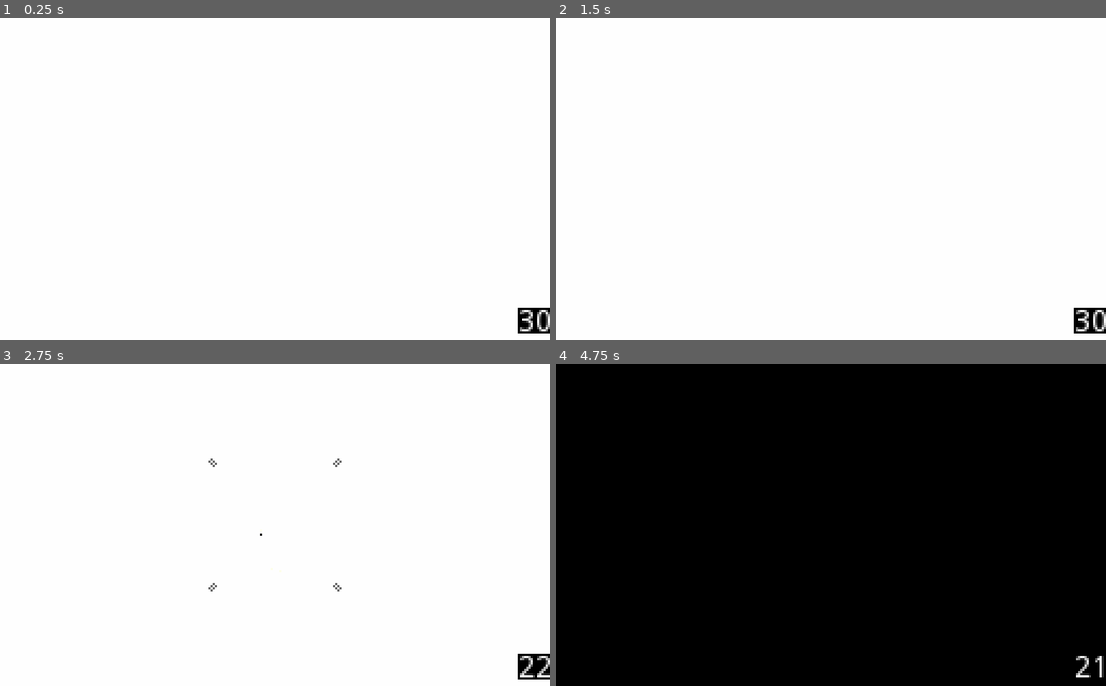
Above: before the commit, frames 1-4 (two rows, left to right).
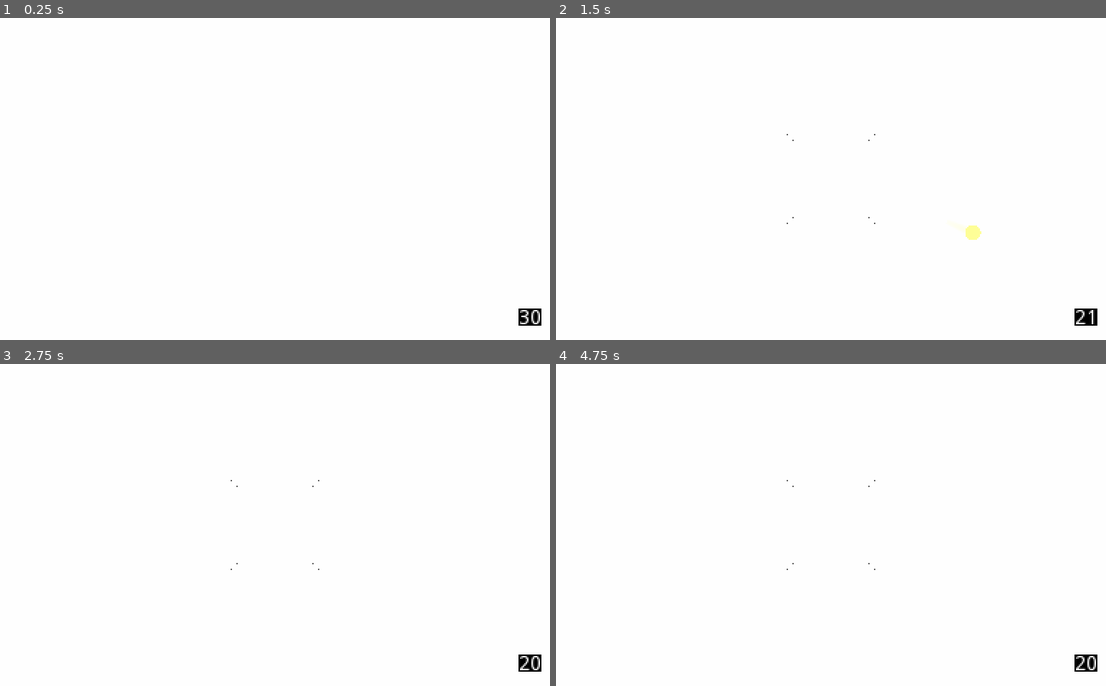
Above: after the commit, the same moments.

Repository: xypine/Godot-SDF
Game: Godot game, scene res://Spatial.tscn
Two runs of this game, one before a commit and one after it. Both use one fixed random seed, a clock stepped at 60 frames per second and the inputs below.
Inputs (mouse positions are in pixels of both pictures, inside the frame that each line leads up to):
- Up to frame 1 (0.25 s): no input
- Up to frame 2 (1.5 s): tap Enter at 0.5 s; move the mouse to (858, 179) at 0.52 s; press the mouse at (858, 179) at 0.53 s; hold W from 0.53 s (still down); tap Space at 0.77 s; move the mouse to (803, 179) at 1.27 s; release the mouse at (803, 179) at 1.28 s; click (803, 179) at 1.35 s
- Up to frame 3 (2.75 s): keep holding W; tap Space at 1.52 s; move the mouse to (291, 518) at 2.02 s; hold Z from 2.03 s (still down); click (291, 518) at 2.3 s
- Up to frame 4 (4.75 s): keep holding W; tap Space at 2.75, 3.02, 3.77, 4.52 s; move the mouse to (825, 531) at 2.77 s; release Z at 2.78 s; tap Shift at 2.85 s; click (825, 531) at 3.05 s; tap Enter at 3.5 s; move the mouse to (875, 528) at 3.52 s; hold Q 3.53-4.28 s; click (875, 528) at 3.8 s; tap N (debug_normals) at 4.15 s; move the mouse to (787, 521) at 4.27 s; tap Ctrl at 4.35 s; click (787, 521) at 4.55 s

The runs differ from the first frame. In frame 1, 0.4% of the frame differs, in the area x 94-100%, y 90-98%; in frame 2, 0.5%; in frame 3, 0.4%; in frame 4, 100%, in the area x 0-100%, y 0-100%.

Commit message:
no more stripes

Diff:
--- a/CSGBox.gd
+++ b/CSGBox.gd
@@ -5,7 +5,7 @@
 # Declare member variables here. Examples:
 # var a = 2
 # var b = "text"
-const slots = 5
+const slots = 10
 var debugN = false
 
 # Called when the node enters the scene tree for the first time.
@@ -24,7 +24,7 @@
 	return Vector3(fmod(v.x, l.x), fmod(v.y, l.y), fmod(v.z, l.z))
 # Called every frame. 'delta' is the elapsed time since the previous frame.
 func _process(delta):
-	if Input.is_action_just_pressed("debug_normals"):
+	if false and Input.is_action_just_pressed("debug_normals"):
 		debugN = not debugN
 	var ind = 0
 	var indb = 0
--- a/Spatial.tscn
+++ b/Spatial.tscn
@@ -6,29 +6,38 @@
 
 [sub_resource type="ShaderMaterial" id=1]
 shader = ExtResource( 1 )
-shader_param/domainScale = Vector3( 12, 15.0786, 12 )
+shader_param/domainScale = Vector3( 25, 25, 25 )
 shader_param/repeatLimit = Vector3( 1, 1, 1 )
 shader_param/doRepeat = false
 shader_param/debugNormal = false
 shader_param/sunpos = Vector3( 0.9, 1, 0.7 )
-shader_param/s1 = Vector3( -4.40899, 0.436689, -5.60859 )
-shader_param/s1s = 0.5
+shader_param/s1 = Vector3( 0, 10.3574, 3.23325 )
+shader_param/s1s = 3.0
 shader_param/s1b = true
-shader_param/s2 = Vector3( 0, -5.5864, 0 )
-shader_param/s2s = 3.0
+shader_param/s2 = Vector3( 0.354323, 27.7418, -7.15355 )
+shader_param/s2s = 0.5
 shader_param/s2b = true
-shader_param/s3 = Vector3( 0, -1.98857, 0 )
-shader_param/s3s = 1.9
+shader_param/s3 = Vector3( 0.354323, 27.7418, -7.15355 )
+shader_param/s3s = 0.0
 shader_param/s3b = false
 shader_param/s4 = Vector3( 0.372661, 0.436689, -4.53549 )
 shader_param/s4s = 0.0
 shader_param/s4b = true
-shader_param/b1 = Vector3( 0, -0.194232, 0 )
-shader_param/b1s = 28.0
+shader_param/b1 = Vector3( 0, 15, 0 )
+shader_param/b1s = 20.0
 shader_param/b1b = true
-shader_param/b2 = Vector3( 0, 6.50641, 0 )
-shader_param/b2s = 20.0
-shader_param/b2b = false
+shader_param/b2 = Vector3( 11.0938, 18.9059, 0 )
+shader_param/b2s = 6.0
+shader_param/b2b = true
+shader_param/b3 = Vector3( 0, 0, 0 )
+shader_param/b3s = 28.0
+shader_param/b3b = true
+shader_param/b4 = Vector3( 0, 14.8303, 7.78246 )
+shader_param/b4s = 10.0
+shader_param/b4b = false
+
+[sub_resource type="Animation" id=3]
+resource_name = "disable"
 
 [sub_resource type="Animation" id=2]
 resource_name = "idle"
@@ -50,24 +59,38 @@
 [node name="Spatial" type="Spatial"]
 
 [node name="CSGBox" type="CSGBox" parent="."]
-width = 24.0
-height = 30.1572
-depth = 24.0
+width = 50.0
+height = 50.0
+depth = 50.0
 material = SubResource( 1 )
 script = ExtResource( 2 )
 
 [node name="Boxes" type="Spatial" parent="CSGBox"]
 visible = false
 
+[node name="CSGBox4" type="CSGBox" parent="CSGBox/Boxes"]
+transform = Transform( 20, 0, 0, 0, 20, 0, 0, 0, 20, 0, 15, 0 )
+use_collision = true
+width = 1.0
+height = 1.0
+depth = 1.0
+
+[node name="CSGBox5" type="CSGBox" parent="CSGBox/Boxes"]
+transform = Transform( 6, 0, 0, 0, 6, 0, 0, 0, 6, 11.0938, 18.9059, 0 )
+use_collision = true
+width = 1.0
+height = 1.0
+depth = 1.0
+
 [node name="CSGBox3" type="CSGBox" parent="CSGBox/Boxes"]
-transform = Transform( 28, 0, 0, 0, 28, 0, 0, 0, 28, 0, -0.194232, 0 )
+transform = Transform( 28, 0, 0, 0, 28, 0, 0, 0, 28, 0, 0, 0 )
 use_collision = true
 width = 1.0
 height = 1.0
 depth = 1.0
 
 [node name="CSGBox2" type="CSGBox" parent="CSGBox/Boxes"]
-transform = Transform( 20, 0, 0, 0, 20, 0, 0, 0, 20, 0, 6.50641, 0 )
+transform = Transform( 10, 0, 0, 0, 10, 0, 0, 0, 10, 0, 14.8303, 7.78246 )
 operation = 2
 use_collision = true
 invert_faces = true
@@ -75,24 +98,20 @@
 height = 1.0
 depth = 1.0
 
-[node name="Player" parent="CSGBox" instance=ExtResource( 3 )]
-transform = Transform( -1, 0, -8.74228e-08, 0, 1, 0, 8.74228e-08, 0, -1, -4.40899, 0.936689, -5.60859 )
-visible = false
-
 [node name="Spheres" type="Spatial" parent="CSGBox"]
 visible = false
 
 [node name="CSGSphere" type="CSGSphere" parent="CSGBox/Spheres"]
-transform = Transform( 1, 0, 0, 0, 1, 0, 0, 0, 1, 0, -5.5864, 0 )
+transform = Transform( 1, 0, 0, 0, 1, 0, 0, 0, 1, 0, 10.3574, 3.23325 )
+operation = 2
 use_collision = true
 radius = 3.0
 
-[node name="CSGSphere2" type="CSGSphere" parent="CSGBox/Spheres/CSGSphere"]
-transform = Transform( 1, 0, 0, 0, 1, 0, 0, 0, 1, 0, 3.59783, 0 )
-operation = 2
-invert_faces = true
-radius = 1.9
+[node name="Player" parent="CSGBox" instance=ExtResource( 3 )]
+transform = Transform( -1, 0, -8.74228e-08, 0, 1, 0, 8.74228e-08, 0, -1, 0.354323, 28.2418, -7.15355 )
+visible = false
 
 [node name="AnimationPlayer" type="AnimationPlayer" parent="."]
-autoplay = "idle"
+autoplay = "disable"
+anims/disable = SubResource( 3 )
 anims/idle = SubResource( 2 )
--- a/default_env.tres
+++ b/default_env.tres
@@ -3,8 +3,9 @@
 [sub_resource type="ProceduralSky" id=1]
 
 [resource]
-background_mode = 2
+background_mode = 1
 background_sky = SubResource( 1 )
+background_color = Color( 0.768627, 0.92549, 1, 1 )
 tonemap_mode = 2
 auto_exposure_enabled = true
 dof_blur_far_distance = 50.0
--- a/player/Player.gd
+++ b/player/Player.gd
@@ -34,8 +34,8 @@
 
 func _input(event):
 	if (event is InputEventMouseMotion) and (not MobileControls.touchEnabled):
-		rotation_degrees.y -= event.relative.x * mouse_sensitivity / 10
-		$Head.rotation_degrees.x = clamp($Head.rotation_degrees.x - event.relative.y * mouse_sensitivity / 10, -70, 80)
+		rotation_degrees.y -= event.relative.x * mouse_sensitivity / 2
+		$Head.rotation_degrees.x = clamp($Head.rotation_degrees.x - event.relative.y * mouse_sensitivity / 1, -70, 80)
 	elif MobileControls.touchEnabled:
 		rotation_degrees.y -= MobileControls.inputX2 * mouse_sensitivity / 20
 		$Head.rotation_degrees.x = clamp($Head.rotation_degrees.x - MobileControls.inputY2 * mouse_sensitivity / 20, -70, 80)
--- a/player/Player.tscn
+++ b/player/Player.tscn
@@ -80,6 +80,7 @@
 visible = false
 
 [node name="CSGSphere" type="CSGSphere" parent="CSG"]
-transform = Transform( 1, 0, 0, 0, 1, 0, 0, 0, 1, 0, -0.5, 0 )
+transform = Transform( 1.3, 0, 0, 0, 1.3, 0, 0, 0, 1.3, 0, -0.5, 0 )
 radius = 0.5
+
 [connection signal="timeout" from="JumpTimer" to="." method="_on_JumpTimer_timeout"]
--- a/player/abilities/shoot/Shoot.gd
+++ b/player/abilities/shoot/Shoot.gd
@@ -125,6 +125,17 @@
 				shoot()
 			else:
 				play_sound(empty_sound, 0, 0)
+	if (Input.is_action_pressed("shoot")) and $FireRate.is_stopped() and player.is_on_floor():
+		if not player.speed_multiplier == 2 and not $ReloadTween.is_active() and weapon.rotation_degrees.y < 5:
+			$FireRate.start()
+			if ammo > 0:
+				ammo -= 1
+				$AmmoText.text = str(ammo)
+				if ammo <= 5:
+					$AmmoText.modulate = Color(1, 0, 0)
+				shoot()
+			else:
+				play_sound(empty_sound, 0, 0)
 
 	# Animation when falling on the ground
 	if player.is_on_floor() and not player.on_ground:
--- a/project.godot
+++ b/project.godot
@@ -10,7 +10,6 @@
 
 _global_script_classes=[  ]
 _global_script_class_icons={
-
 }
 
 [application]
@@ -25,8 +24,8 @@
 
 [display]
 
-window/size/width=256
-window/size/height=150
+window/size/width=384
+window/size/height=225
 window/size/test_width=1024
 window/size/test_height=600
 window/stretch/mode="viewport"
@@ -34,14 +33,18 @@
 
 [input]
 
+shoot={
+"deadzone": 0.5,
+"events": [ Object(InputEventMouseButton,"resource_local_to_scene":false,"resource_name":"","device":0,"alt":false,"shift":false,"control":false,"meta":false,"command":false,"button_mask":0,"position":Vector2( 0, 0 ),"global_position":Vector2( 0, 0 ),"factor":1.0,"button_index":1,"pressed":false,"doubleclick":false,"script":null)
+ ]
+}
+debug_normals_2={
+"deadzone": 0.5,
+"events": [  ]
+}
 debug_normals={
 "deadzone": 0.5,
 "events": [ Object(InputEventKey,"resource_local_to_scene":false,"resource_name":"","device":0,"alt":false,"shift":false,"control":false,"meta":false,"command":false,"pressed":false,"scancode":78,"unicode":0,"echo":false,"script":null)
- ]
-}
-shoot={
-"deadzone": 0.5,
-"events": [ Object(InputEventMouseButton,"resource_local_to_scene":false,"resource_name":"","device":0,"alt":false,"shift":false,"control":false,"meta":false,"command":false,"button_mask":0,"position":Vector2( 0, 0 ),"global_position":Vector2( 0, 0 ),"factor":1.0,"button_index":1,"pressed":false,"doubleclick":false,"script":null)
  ]
 }
 
--- a/raymarching.shader
+++ b/raymarching.shader
@@ -31,6 +31,12 @@
 uniform vec3 b2;
 uniform float b2s;
 uniform bool b2b = true;
+uniform vec3 b3;
+uniform float b3s;
+uniform bool b3b = true;
+uniform vec3 b4;
+uniform float b4s;
+uniform bool b4b = true;
 
 // END SHAPES
 
@@ -69,10 +75,10 @@
 float getBoxes(vec3 p){
 	float o = MAX_DIST;
 
-	vec3 boxes[] = {b1, b2};
-	float scales[] = {b1s, b2s};
-	bool bools[] = {b1b, b2b};
-	int count = 2;
+	vec3 boxes[] = {b1, b2, b3, b4};
+	float scales[] = {b1s, b2s, b3s, b4s};
+	bool bools[] = {b1b, b2b, b3b, b4b};
+	int count = 4;
 	for(int i=0; i < count;i += 1){
 		vec3 transform = boxes[i];
 		float scale = scales[i];
@@ -109,8 +115,8 @@
 
 	}
 	float d = MAX_DIST;
+	d = min(d, getBoxes(q));
 	d = min(d, getSpheres(q));
-	d = min(d, getBoxes(q));
 	return d;
 }
 
@@ -218,15 +224,13 @@
 			col = p;
 			col = vec3(.6, .9, 1.0);
 			col *= clamp(1.0+(float(steps)*0.0125*0.5), 1.0, 1.5);
-			float gi_f = (0.0 + (clamp( gi, 1.0, 100.0 )/ 100.0)) * 1.0;
-			col *= (col + vec3(gi_f))/2.0;
 			//COL2
 			vec3 col2 = vec3(.6, .9, 1.0);
 			float refgi_f = (0.0 + (clamp( refgi, 1.0, 100.0 )/ 100.0)) * 1.0;
 			col2 *= (col2 + vec3(refgi_f))/1.0;
-			col2 += (vec3(clamp(reflection2, 0.0, 100.0))*col2)/100.0;
+			//col2 += (vec3(clamp(reflection2, 0.0, 100.0))*col2)/100.0;
 			//END COL2
-			col += (vec3(clamp(reflection, 0.0, 100.0))*col2)/50.0;
+			col += (vec3(clamp(reflection, 0.0, 100.0))*col2)/200.0;
 //			col -= clamp(vec3( (1.0 - (clamp( reflection, 0.1, 100.0 )/ 100.0)) *0.1 ), 0.0, 0.5); // Pass 1
 	//		col -= vec3( (1.0 - (clamp( reflection2, 0.1, 1000.0 )/ 1000.0)) *0.1 ); // Pass 2
 			col += clamp(vec3(1.0, 1.0, 1.0) * (d/50.0), 0.0, 1.0); //fog
@@ -236,6 +240,9 @@
 	//		ROUGHNESS = 0.01 * (1.0 - fresnel);
 	//		col = (vec3(0.01, 0.03, 0.05) + (0.1 * fresnel)).rgb;
 			//col = vec3(reflection2);
+
+			float gi_f = (0.0 + (clamp( gi, 1.0, 100.0 )/ 100.0)) * 1.0;
+			col *= (col + vec3(gi_f))/3.0;
 		}
 	}
 	ALBEDO = col;
Not shown: 1 places in Spatial.tscn that only renumber resources
Not shown, changed: export_presets.cfg
Not shown, added: export/html5/realtimeraymarching.audio.worklet.js
Not shown, changed: export/html5/realtimeraymarching.html
Not shown, changed: export/html5/realtimeraymarching.js
Not shown, changed: export/html5/realtimeraymarching.pck
Not shown, changed: export/html5/realtimeraymarching.wasm
Not shown, changed: export/linux/realtimeRaymarching.x86_64
Not shown, changed: export/windows/realtimeRaymarching.exe
